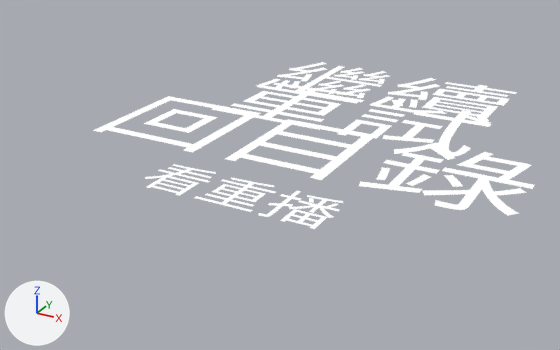
The Blender file pause_buttons%tc.rendermarker.blend, before and after one commit.
Before and after are seen from a 50 mm lens placed at (4.15, -12.08, 3.63), pointed at (-0.43, -3.75, -0.54). The lights are fixed; the arrows at lower left show +X, +Y and +Z. Text is drawn in Blender's own font.

The scene before the commit, as lines of its bpy script (objects in view):
```python
txt_text_001 = bpy.data.curves.new('Text.001', 'FONT')
txt_text_001.body = '繼續'
txt_text_001.materials.append(mat_white)  # white #ffffff
txt_text_001.align_x = 'CENTER'
txt_text_001.align_y = 'CENTER'
txt_text_001.size = 3.23
txt_text_001.space_line = 0.28
txt_text_058 = bpy.data.curves.new('Text.058', 'FONT')
txt_text_058.body = '重試'
txt_text_058.materials.append(mat_white)  # white #ffffff
txt_text_058.align_x = 'CENTER'
txt_text_058.align_y = 'CENTER'
txt_text_058.size = 3.23
txt_text_058.space_line = 0.28
txt_text_060 = bpy.data.curves.new('Text.060', 'FONT')
txt_text_060.body = '看重播'
txt_text_060.materials.append(mat_white)  # white #ffffff
txt_text_060.align_x = 'CENTER'
txt_text_060.align_y = 'CENTER'
txt_text_060.size = 1.34
txt_text_060.space_line = 0.56
ob_text_000 = bpy.data.objects.new('Text.000', txt_text_058)
ob_text_000.location = (0.0, -2.576, 0.0)
ob_text_000.scale = (0.599, 0.599, 0.599)
ob_text_001 = bpy.data.objects.new('Text.001', txt_text_001)
ob_text_001.location = (0.0, -1.242, 0.0)
ob_text_001.scale = (0.599, 0.599, 0.599)
ob_text_010 = bpy.data.objects.new('Text.010', txt_text_060)
ob_text_010.location = (0.0, -5.544, 0.0)
ob_text_010.scale = (0.599, 0.599, 0.599)
# also in view: 'Text.005' at (0.05, -3.85, 0.0)
```
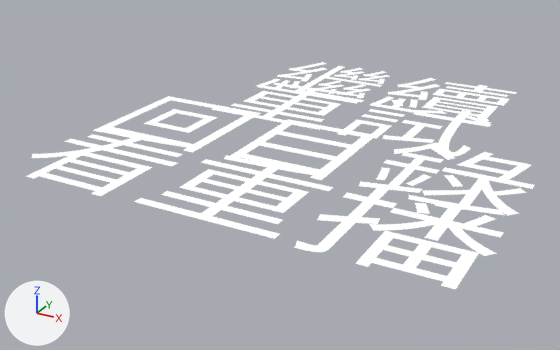
Commit message: Use medium font for pause buttons

Location of each change, (x1, y1, x2, y2) in pixels of the pictures (560 x 350 px):
'Text.010', reshaped (141% wider, 144% taller): before (145, 164, 343, 229); after (26, 129, 504, 289)

What the commit changed:
In text 'Text.060' (txt_text_060), size goes from 1.34 to 3.23.
In text 'Text.060' (txt_text_060), space_line goes from 0.56 to 0.28.
